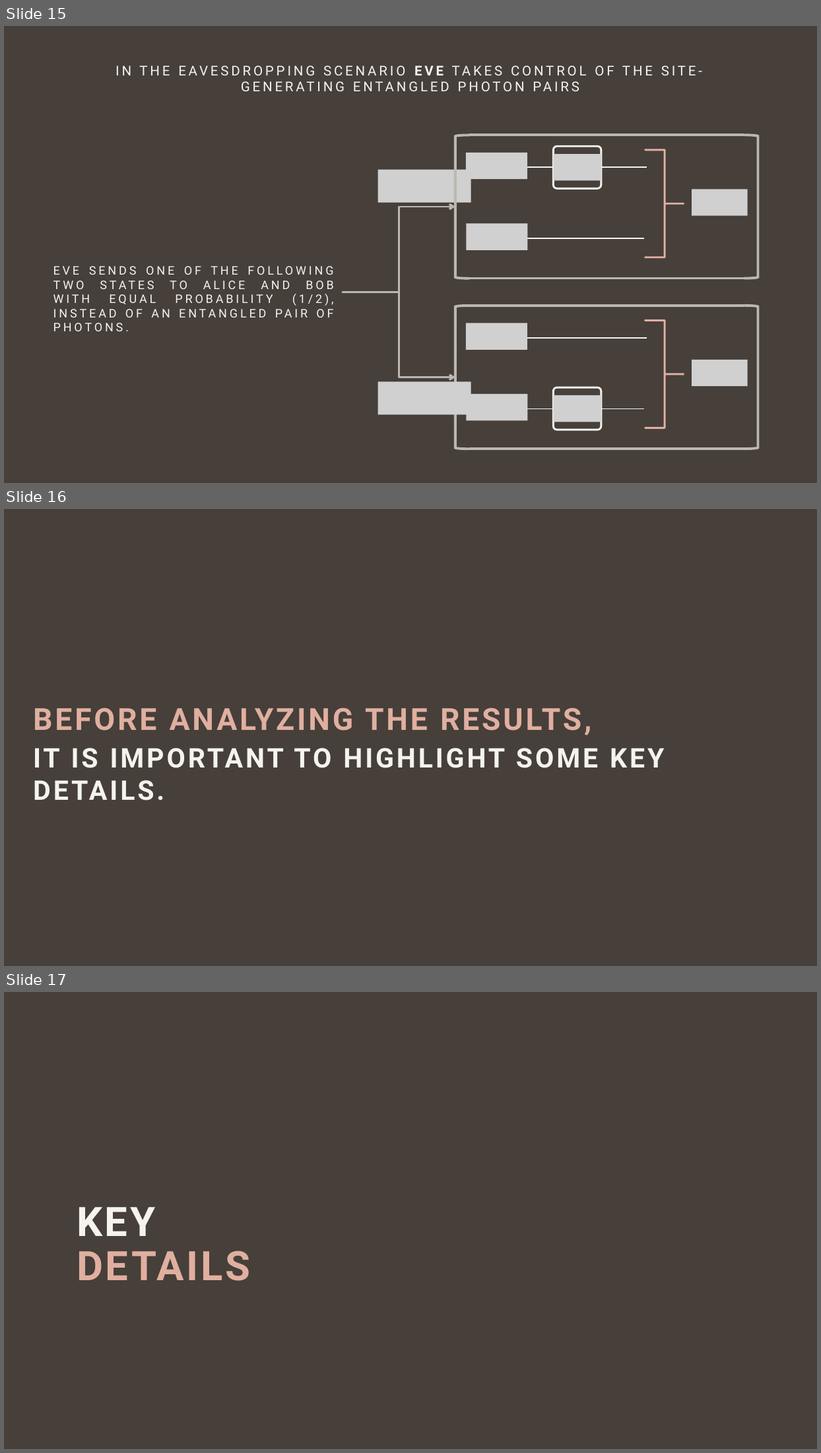
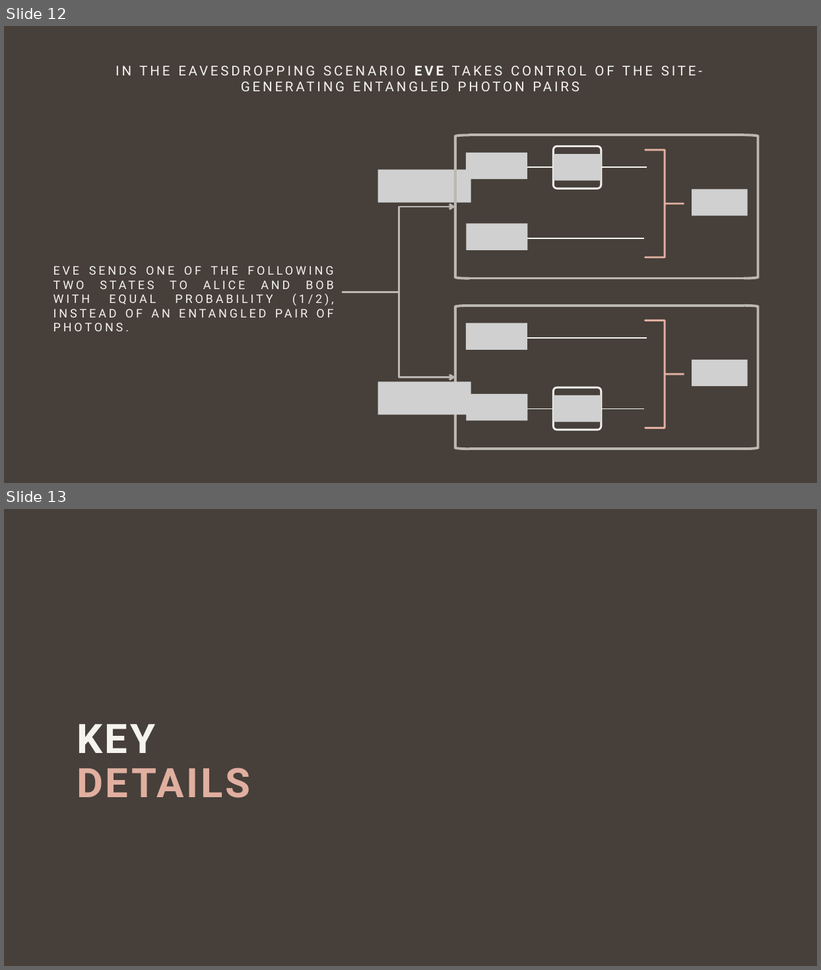
Before and after one commit to giovanniligato/E91-Protocol, a slide deck: Slides/E91 Protocol.pptx. Shown one above the other, each under a label of ours: slides 15, 16 and 17 before the commit, slides 12 and 13 after it. The pictures are 821x1453 and 821x970 pixels, drawn with LibreOffice and Linux fonts; fonts in the diff are those of the drawing; grey boxes stand for pictures. Boxes give left, top, right and bottom in pixels: in the first picture for what was removed or moved away, otherwise in the second. Text is boxed around its words. In the diff, an @@ line names an element or a change of style, - is before the commit and + after.

```diff
--- a/Slides/E91 Protocol.pptx
+++ b/Slides/E91 Protocol.pptx
@@ slide 16 removed at [4,509,817,966], background #463F3A @@
@@ text removed at [33,708,591,735] @@
-BEFORE ANALYZING THE RESULTS,
@@ text removed at [33,748,664,768] @@
-IT IS IMPORTANT TO HIGHLIGHT SOME KEY DETAILS.
@@ what was slide 15 is now slide 12 @@
@@ what was slide 17 is now slide 13 @@
```
Also in this commit, not shown: 7 slides changed, 3 slides added, 11 other slides removed.
